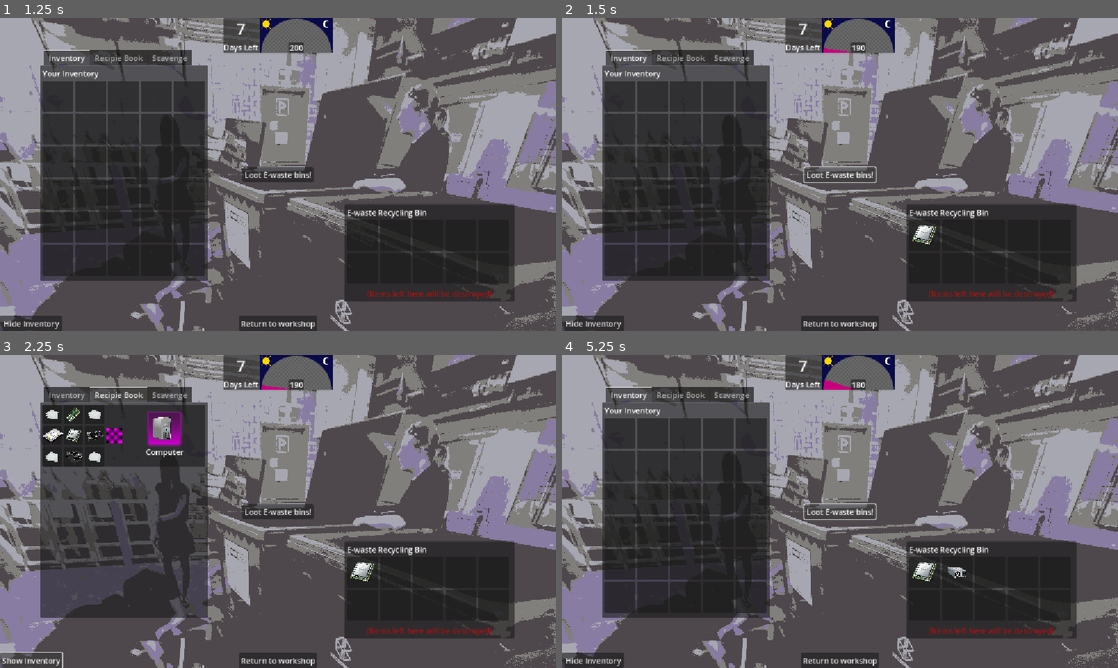
Above: before the commit, frames 1-4 (two rows, left to right).
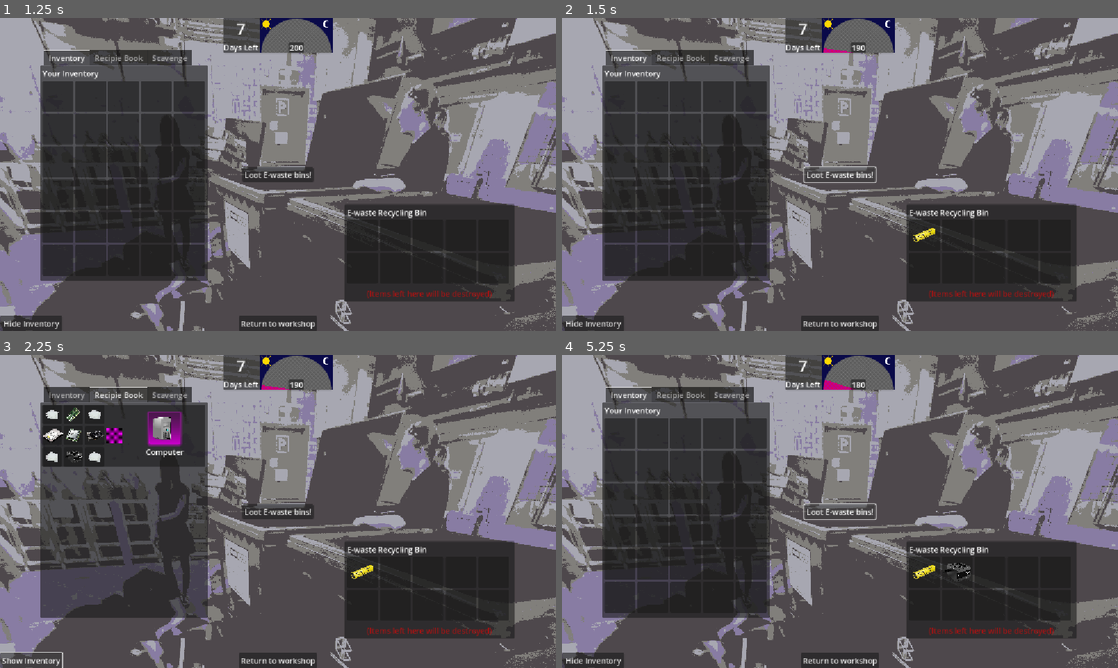
Above: after the commit, the same moments.

Repository: tabby-cat-nya/RustHacker
Game: Godot game, scene res://scenes/workshop.tscn
Two runs of this game, one before a commit and one after it. Both use one fixed random seed, a clock stepped at 60 frames per second and the inputs below. The engine's default icon, where the game draws it, is replaced by a stand-in: a white triangle on a blue panel in a dark square.
Inputs:
- Up to frame 1 (1.25 s): click "Go to ewaste bins" at 0.5 s
- Up to frame 2 (1.5 s): click "Loot E-waste bins!" at 1.25 s
- Up to frame 3 (2.25 s): click "Hide Inventory" at 2 s
- Up to frame 4 (5.25 s): click "Show Inventory" at 2.75 s; click "Hide Inventory" at 3.5 s; click "Show Inventory" at 4.25 s; click "Loot E-waste bins!" at 5 s

Frame 1 is identical in both runs. In frame 2, 0.2% of the frame differs, in the area x 63-68%, y 66-73%; in frame 3, 0.2%; in frame 4, 0.3%, in the area x 63-74%, y 66-73%.

Commit message:
items added to recipie manager, loot system improved

Diff:
--- a/crafting/recipeManager.gd
+++ b/crafting/recipeManager.gd
@@ -5,6 +5,8 @@
 var crafts_dir : String = "res://crafting/crafts/"
 var scavenge_recipes : Array[ScavengeRecipe]
 var scavenges_dir : String = "res://crafting/scavenges/"
+var items : Array[ItemData]
+var items_dir : String = "res://items/"
 
 # Called when the node enters the scene tree for the first time.
 func _ready() -> void:
@@ -46,4 +48,16 @@
 			scavenge_recipes.append(load(scavenges_dir + file_name) as ScavengeRecipe)
 			file_name = dir.get_next()
 
+	## ITEMS
+	dir = DirAccess.open(items_dir)
+	if dir:
+		dir.list_dir_begin()
+		var file_name = dir.get_next()
+		while file_name != "":
+			if (file_name.get_extension() == "remap"):
+				file_name = file_name.replace('.remap', '')
+			print(items_dir+file_name)
+			items.append(load(items_dir + file_name) as ItemData)
+			file_name = dir.get_next()
+
 	recipes_loaded.emit()
--- a/demo_scene.gd
+++ b/demo_scene.gd
@@ -2,7 +2,7 @@
 
 @export var bin_inventory : Inventory
 @export var loot_button : Button
-@export var loot_pool : Array[ItemData]
+#@export var loot_pool : Array[ItemData]
 
 # Called when the node enters the scene tree for the first time.
 func _ready() -> void:
@@ -32,8 +32,20 @@
 	#bin_inventory.add_item(pick_random_item())
 
 func pick_random_item() -> ItemData:
-	var icount = loot_pool.size()
-	return loot_pool[randi() % icount]
+	#var icount = loot_pool.size()
+	#return loot_pool[randi() % icount]
+
+	var selected : ItemData
+	var total_chance : int = 0
+	for loot in RecipeManager.items :
+		total_chance += loot.bin_chance
+	var sel_chance : int = randi() % total_chance
+	for loot in RecipeManager.items:
+		if sel_chance >= 0:
+			selected = loot
+			sel_chance -= loot.bin_chance
+
+	return selected
 
 
 func _on_return_button_pressed() -> void:
--- a/inv_system/item_data.gd
+++ b/inv_system/item_data.gd
@@ -5,3 +5,4 @@
 @export var icon : Texture2D
 @export var value : String
 @export var custom_panel_style : StyleBox
+@export var bin_chance : int = 5
--- a/items/computer.tres
+++ b/items/computer.tres
@@ -9,4 +9,5 @@
 item_name = "Computer"
 icon = ExtResource("1_e0dbh")
 custom_panel_style = ExtResource("1_x7wm3")
+bin_chance = 0
 metadata/_custom_type_script = "uid://dccraom7a7e8d"
--- a/scenes/ewaste.tscn
+++ b/scenes/ewaste.tscn
@@ -1,17 +1,9 @@
-[gd_scene load_steps=14 format=3 uid="uid://dsfal3m4siap2"]
+[gd_scene load_steps=6 format=3 uid="uid://dsfal3m4siap2"]
 
 [ext_resource type="Script" uid="uid://c6oycdae5wvjf" path="res://inv_system/inventory.gd" id="1_6uqi0"]
 [ext_resource type="Texture2D" uid="uid://dj487wauiay6i" path="res://assets/ewase bins.png" id="1_g14j6"]
 [ext_resource type="Script" uid="uid://dal8g1ce37r3w" path="res://demo_scene.gd" id="1_vbegm"]
-[ext_resource type="Script" uid="uid://dccraom7a7e8d" path="res://inv_system/item_data.gd" id="2_ehkex"]
-[ext_resource type="Resource" uid="uid://bepkdyf7dn1y0" path="res://items/hdd_item.tres" id="3_ykrsh"]
-[ext_resource type="Resource" uid="uid://bcteljob51wfj" path="res://items/battery_item.tres" id="5_00tp4"]
-[ext_resource type="Resource" uid="uid://c2wbqelme8vy1" path="res://items/ram_item.tres" id="5_g14j6"]
-[ext_resource type="Resource" uid="uid://88v5bcyrgpob" path="res://items/large_psu_item.tres" id="6_77dp3"]
-[ext_resource type="Resource" uid="uid://swd1m0hvep4c" path="res://items/small_psu_item.tres" id="7_5tkv4"]
 [ext_resource type="PackedScene" uid="uid://dgqs20xf7l8c" path="res://inv_system/item_slot.tscn" id="7_xersf"]
-[ext_resource type="Resource" uid="uid://bufa63unuppu5" path="res://items/cpu.tres" id="8_6pgwd"]
-[ext_resource type="Resource" uid="uid://oc57emfpcnm0" path="res://items/gpu.tres" id="9_p1n6o"]
 
 [sub_resource type="LabelSettings" id="LabelSettings_00tp4"]
 font_color = Color(1, 0, 0, 0.5764706)
@@ -27,7 +19,6 @@
 script = ExtResource("1_vbegm")
 bin_inventory = NodePath("BinPanel")
 loot_button = NodePath("LootButton")
-loot_pool = Array[ExtResource("2_ehkex")]([ExtResource("3_ykrsh"), ExtResource("5_g14j6"), ExtResource("5_00tp4"), ExtResource("6_77dp3"), ExtResource("7_5tkv4"), ExtResource("8_6pgwd"), ExtResource("9_p1n6o")])
 
 [node name="TextureRect" type="TextureRect" parent="."]
 z_index = -3
